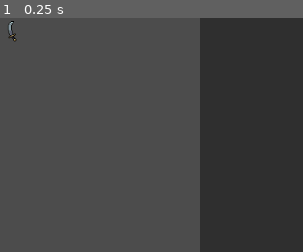
Above: before the commit, frame 1.
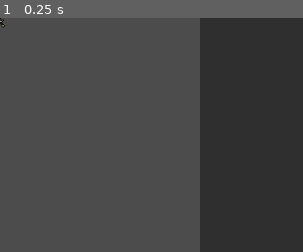
Above: after the commit, the same moment.

Repository: Brzusko/Dont-Trust-Anyone
Game: Godot game, scene res://Main.tscn
Two runs of this game, one before a commit and one after it. Both use one fixed random seed, a clock stepped at 60 frames per second and the inputs below.
Inputs:
- Up to frame 1 (0.25 s): no input
The pictures show only the part of the screen within x 0-50%, y 0-50%; the shares and areas given below are measured in that part.

The runs differ from the first frame. In frame 1, 0.1% of the frame differs, in the area x 0-6%, y 0-11%.

Commit message:
Cursor, State Machine fix

Diff:
--- a/Scenes/Player/Input.gd
+++ b/Scenes/Player/Input.gd
@@ -73,6 +73,30 @@
 
 	update();
 
+func generate_data() -> void:
+	local_move_dir = Enums.MOVE_DIR.UP;
+	local_look_side = Enums.LOOK_SIDE.UP;
+	local_look_side_vec2 = Vector2.UP;
+	local_aim_dir = Vector2.UP;
+
+	aim_vertices[0] = local_aim_dir.rotated(deg2rad(Globals.MEELE_ANGLE));
+	aim_vertices[1] = local_aim_dir.rotated(deg2rad(-Globals.MEELE_ANGLE));
+
+	GameUi.change_cursor_pos(vector_map[local_look_side] * 100);
+	mouse_dir = GameUi.get_cursor_local_pos();
+
+	fov[0] = local_cache.look_side_vec2.rotated(deg2rad(80));
+	fov[1] = local_cache.look_side_vec2.rotated(deg2rad(-80));
+
+	local_cache = {
+		"move_dir": local_move_dir,
+		"look_side": local_look_side,
+		"mouse_dir": mouse_dir,
+		"look_side_vec2": local_look_side_vec2,
+	};
+
+	rset_unreliable_id(1, "s_move_dir", local_move_dir);
+	rset_unreliable_id(1, "s_look_dir", local_look_side);
 
 func check_cache() -> void:
 	var send_to_serv: bool = false;
--- a/Scenes/Player/Player.gd
+++ b/Scenes/Player/Player.gd
@@ -16,6 +16,7 @@
 		add_child(camera);
 		is_local = true;
 		$AnimationTree.active = true;
+		$Input.generate_data();
 
 master func serialize() -> Dictionary:
 	return {
--- a/Scenes/Player/Player.tscn
+++ b/Scenes/Player/Player.tscn
@@ -89,7 +89,7 @@
 nodes/Transition/node = SubResource( 8 )
 nodes/Transition/position = Vector2( 273, 105 )
 nodes/output/position = Vector2( 567, 126 )
-node_connections = [ "output", 0, "Transition", "TimeScale", 0, "Run", "TimeScale 2", 0, "Idle", "Transition", 0, "TimeScale 2", "Transition", 1, "TimeScale" ]
+node_connections = [ "output", 0, "Transition", "TimeScale 2", 0, "Idle", "TimeScale", 0, "Run", "Transition", 0, "TimeScale 2", "Transition", 1, "TimeScale" ]
 
 [node name="Player" type="KinematicBody2D"]
 script = ExtResource( 2 )
@@ -100,7 +100,7 @@
 texture = ExtResource( 1 )
 hframes = 8
 vframes = 2
-frame = 2
+frame = 1
 
 [node name="Head" type="Sprite" parent="."]
 position = Vector2( -0.396851, -16.2623 )
--- a/UI/Cursor/Cursor.tscn
+++ b/UI/Cursor/Cursor.tscn
@@ -4,10 +4,14 @@
 [ext_resource path="res://UI/Cursor/Cursor.gd" type="Script" id=2]
 
 [node name="Cursor" type="TextureRect"]
-anchor_right = 0.031
-anchor_bottom = 0.054
-margin_right = 0.256001
-margin_bottom = -0.400002
+anchor_left = -0.015
+anchor_top = -0.03
+anchor_right = 0.016
+anchor_bottom = 0.023
+margin_left = -0.139313
+margin_top = -0.171814
+margin_right = 0.116686
+margin_bottom = 0.0281849
 texture = ExtResource( 1 )
 script = ExtResource( 2 )
 __meta__ = {
